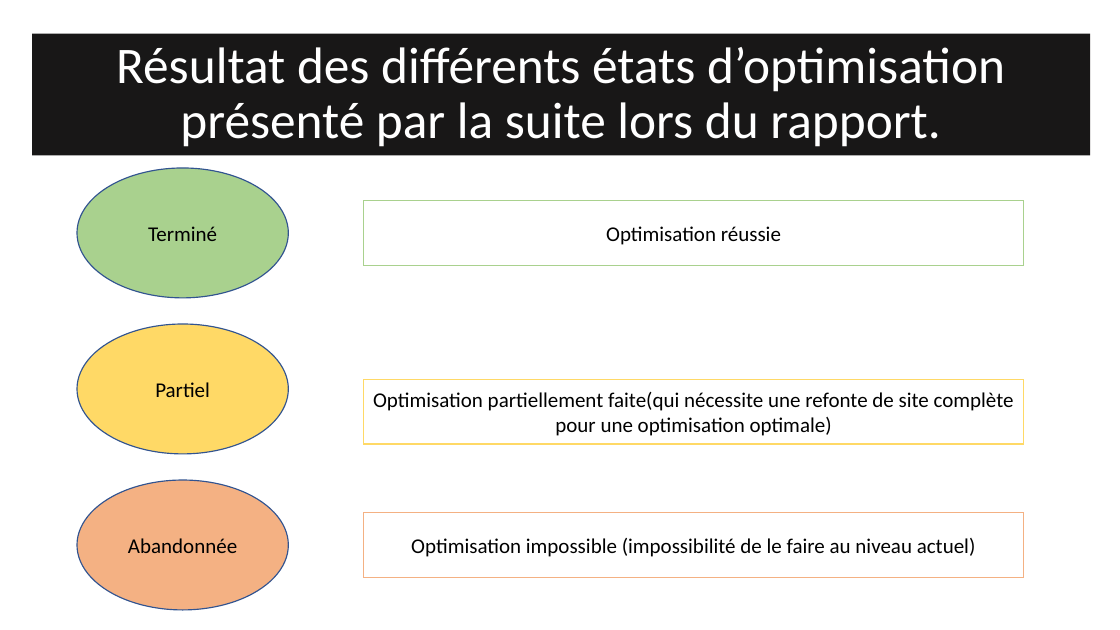
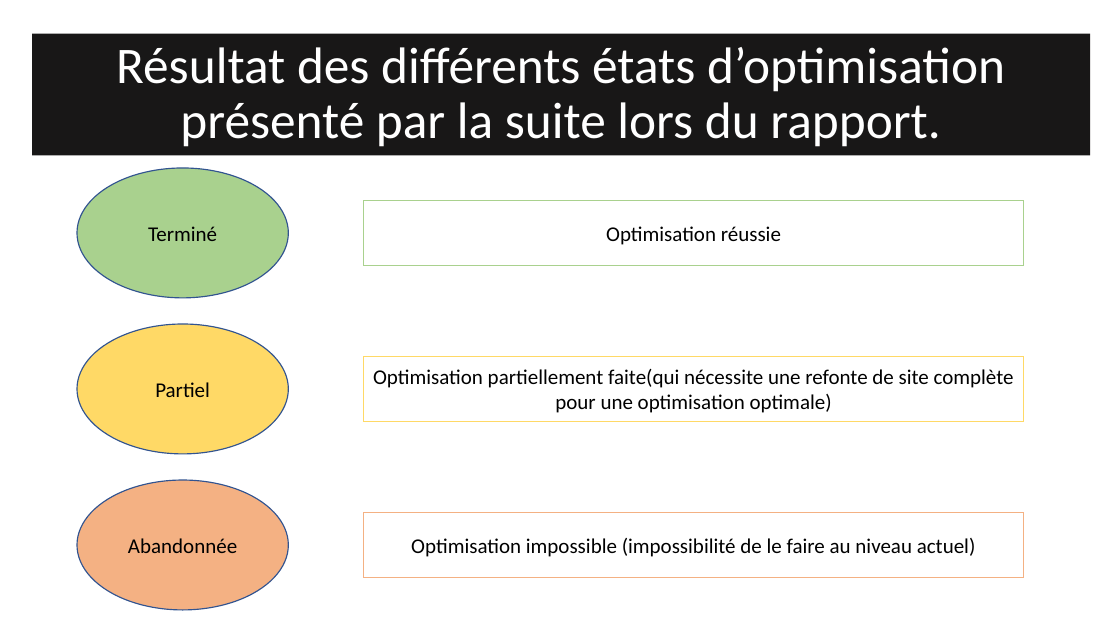
Before and after one commit to LimDavid458/la-panthere-optimise, a slide deck: slide 7 of rapport-seo.pptx (slide 5 before the commit). Drawn at 1120x630 pixels with LibreOffice and Linux fonts; fonts in the diff are those of the drawing. Boxes give left, top, right and bottom in pixels: in the first picture for what was removed or moved away, otherwise in the second. Text is boxed around its words. In the diff, an @@ line names an element or a change of style, - is before the commit and + after.

Commit message:
correction rapport seo

```diff
--- a/rapport-seo.pptx
+++ b/rapport-seo.pptx
@@ rectangle "Optimisation partiellement faite(qui nécessite une ...": place and size @@
-rectangle "Optimisation partiellement faite(qui nécessite une ..." at (364, 379, 1024, 444)
+rectangle "Optimisation partiellement faite(qui nécessite une ..." at (364, 356, 1024, 421)
```
Also in this commit, not shown: 3 other slides changed.
